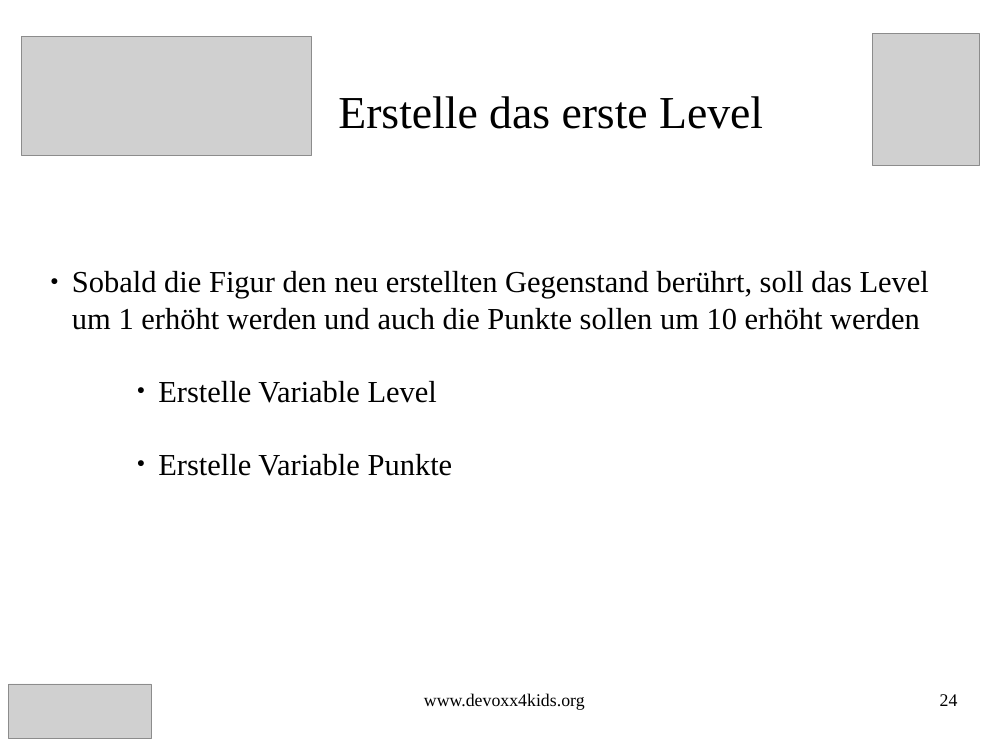
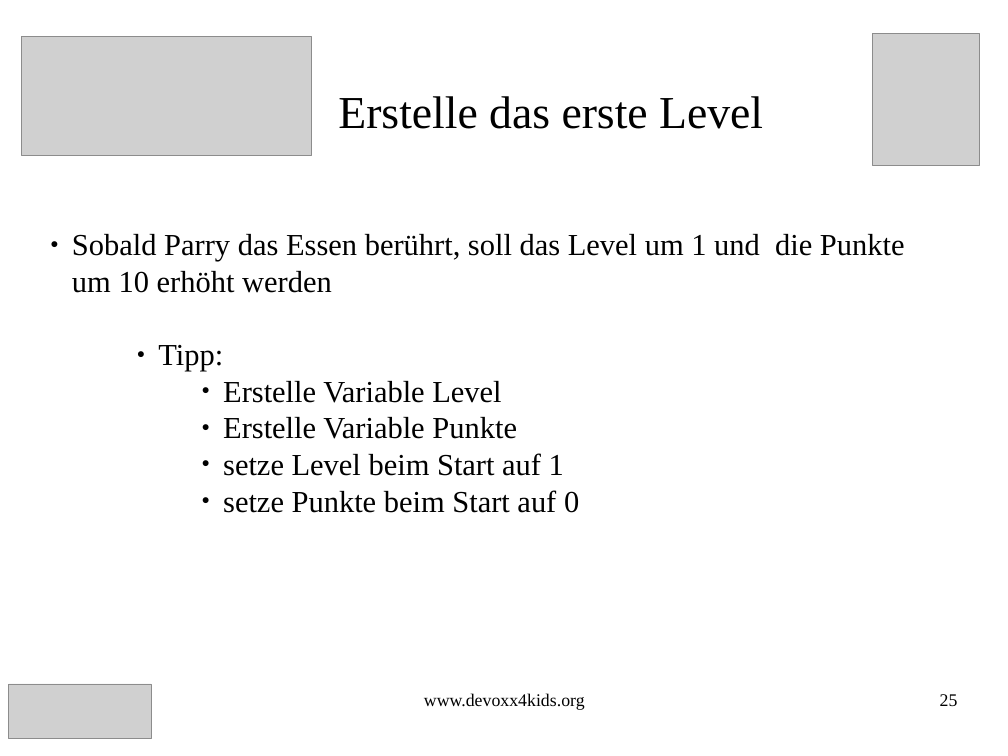
Before and after one commit to Devoxx4KidsDE/workshop-scratch, a slide deck: slide 25 of flyingBird/FlyingBird_Scratch_Aufgaben.odp (slide 24 before the commit). Drawn at 1008x756 pixels with LibreOffice and Linux fonts; fonts in the diff are those of the drawing; grey boxes stand for pictures. Boxes give left, top, right and bottom in pixels: in the first picture for what was removed or moved away, otherwise in the second. Text is boxed around its words. In the diff, an @@ line names an element or a change of style, - is before the commit and + after.

```diff
--- a/flyingBird/FlyingBird_Scratch_Aufgaben.odp
+++ b/flyingBird/FlyingBird_Scratch_Aufgaben.odp
@@ text "Sobald Parry das Essen berührt, ...": place and size @@
-text "Sobald Parry das Essen berührt, ..." at (72,271,929,476)
+text "Sobald Parry das Essen berührt, ..." at (72,234,905,513)
@@ text at (72,234,905,372): text changed @@
-● Sobald die Figur den neu erstellten Gegenstand berührt, soll das Level um 1 erhöht werden und auch die Punkte sollen um 10 erhöht werden
+● Sobald Parry das Essen berührt, soll das Level um 1 und die Punkte um 10 erhöht werden
+        ● Tipp:
@@ text at (223,381,517,439): list level 5 to 8 in "Erstelle Variable Level"; list level 5 to 8 in "Erstelle Variable Punkte" @@
@@ text at (223,453,579,513): paragraphs added @@
+              ● setze Level beim Start auf 1
+              ● setze Punkte beim Start auf 0
@@ page number at (940,694,958,706): text changed @@
-24
+25
```
Also in this commit, not shown: 28 other slides changed, 4 slides added, 2 slides removed, 2 other files.
